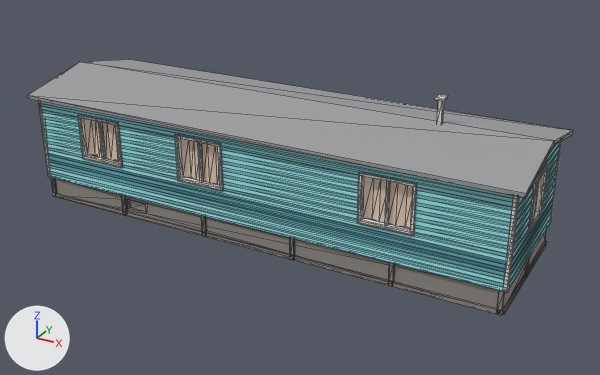
The glTF model assets/models/trailer-home-a.glb as it was, and as the next commit left it.
Camera for both pictures: a 50 mm camera at (9.24, -15.99, 8.93) aimed at (0.39, 0.09, 0.88). Lighting does not change. The marker at lower left points along +X, +Y and +Z. The first picture is the older version. Mesh edges are drawn as thin lines. Vertices at exactly the same position are counted once.

In view in the first picture: 'TrailerHomeA'.
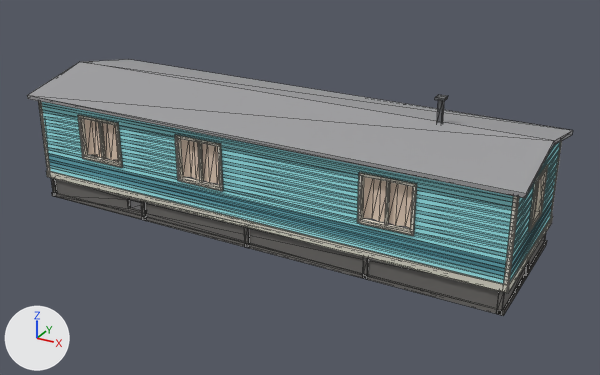
Boxes [x1, y1, x2, y2] around the edits, measured in the pictures (600 x 375 px; the box of a moved part takes in the faces that stretch with it):
'TrailerHomeA', recoloured, reshaped
    before: [27, 59, 573, 315]
    after: [27, 59, 573, 316]
part 1 of me_trailerhomea_011, moved or reshaped
    before: [122, 195, 127, 215]
    after: [141, 201, 146, 220]
part 2 of me_trailerhomea_011, moved or reshaped
    before: [201, 215, 207, 237]
    after: [244, 227, 249, 248]
part 3 of me_trailerhomea_011, moved or reshaped
    before: [388, 263, 395, 286]
    after: [363, 257, 368, 279]
part 4 of me_trailerhomea_011, deleted
    before: [290, 238, 295, 260]
part 5 of me_trailerhomea_011, moved or reshaped
    before: [54, 155, 505, 315]
    after: [46, 155, 553, 316]
part 6 of me_trailerhomea_011, recoloured (white to grey)
    both: [435, 94, 448, 123]

Edits to the bpy script that builds the scene:
```text
Change mat_trailerskirt:
    mat_trailerskirt.base_color: (0.28, 0.26, 0.24) -> (0.155, 0.148, 0.14)  # grey #908b86 -> dark grey #6e6b69
Change mat_trailertrim:
    mat_trailertrim.base_color: (0.82, 0.82, 0.8) -> (0.76, 0.73, 0.63)  # white #eaeae7 -> light grey #e2ded0
Add mat_trailermetal:
    mat_trailermetal = principled_material('TrailerMetal')
    mat_trailermetal.base_color = (0.145, 0.15, 0.158)  # grey #6a6c6f
    mat_trailermetal.roughness = 0.45
Change me_trailerhomea_011:
    used by ob_trailerhomea; location = (0.0, 0.0, 0.0)
    remove me_trailerhomea_011.from_pydata(...)  # 1030 vertices, 1188 faces; spans x -6.18..6.18, y -1.93..2.65, z 0.0..3.7
    add me_trailerhomea_011.from_pydata(...)  # 1034 vertices, 1192 faces; spans x -6.18..6.18, y -1.93..2.65, z 0.0..3.7
    me_trailerhomea_011 part 1: the loose piece of 8 vertices spanning x -3.61..-3.51, y -1.74..-1.69, z 0.0..0.55 is moved by (0.59, 0.0, 0.0)
    me_trailerhomea_011 part 2: the loose piece of 8 vertices spanning x -1.24..-1.14, y -1.74..-1.69, z 0.0..0.55 is moved by (1.19, 0.0, 0.0)
    me_trailerhomea_011 part 3: the loose piece of 8 vertices spanning x 3.51..3.61, y -1.74..-1.69, z 0.0..0.55 is moved by (-0.59, 0.0, 0.0)
    me_trailerhomea_011 part 4: the loose piece of 8 vertices spanning x 1.14..1.24, y -1.74..-1.69, z 0.0..0.55 is deleted
    me_trailerhomea_011 part 5
    4 vertices are removed from x -5.94..5.94, y -1.74..1.74, z 0.1
    32 faces are deleted
    24 vertices are added at x -6.03..6.03, y -1.78..1.78, z 0.0..0.72
    24 new faces join them, mat_trailerskirt (dark grey #6e6b69)
    24 new faces join them, mat_trailertrim (light grey #e2ded0)
    me_trailerhomea_011 part 6: 146 faces spanning x 0.47..3.9, y -0.1..2.65, z 0.0..3.7 switch from mat_trailertrim (white #eaeae7) to mat_trailermetal (grey #6a6c6f)
    other edits to the shape of me_trailerhomea_011 do not show in these pictures
```
